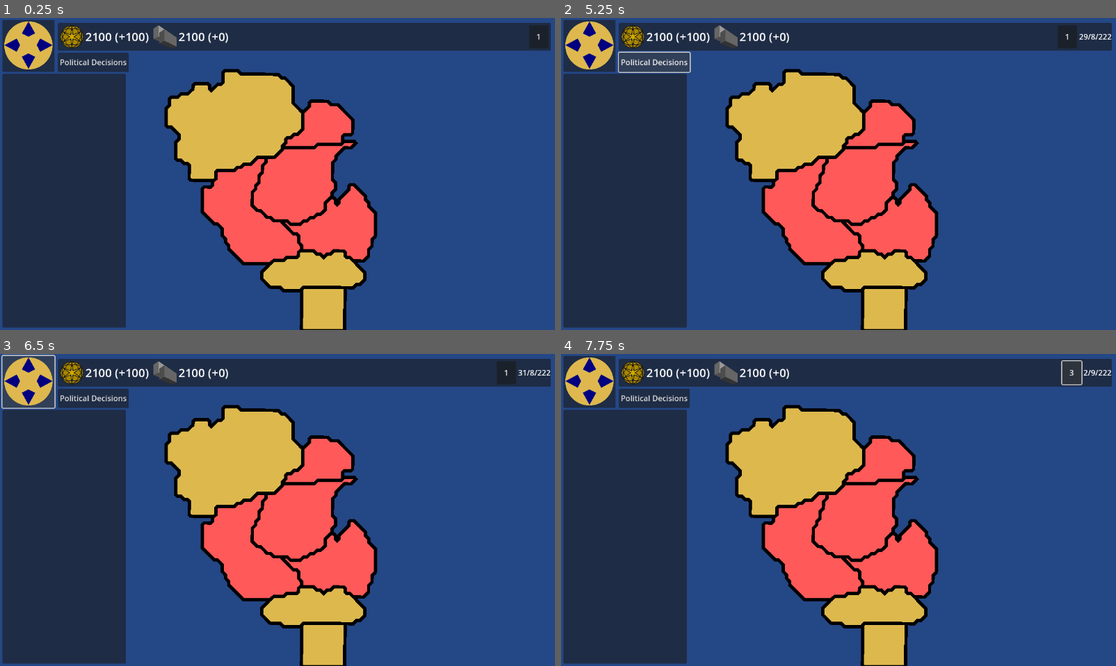
Above: before the commit, frames 1-4 (two rows, left to right).
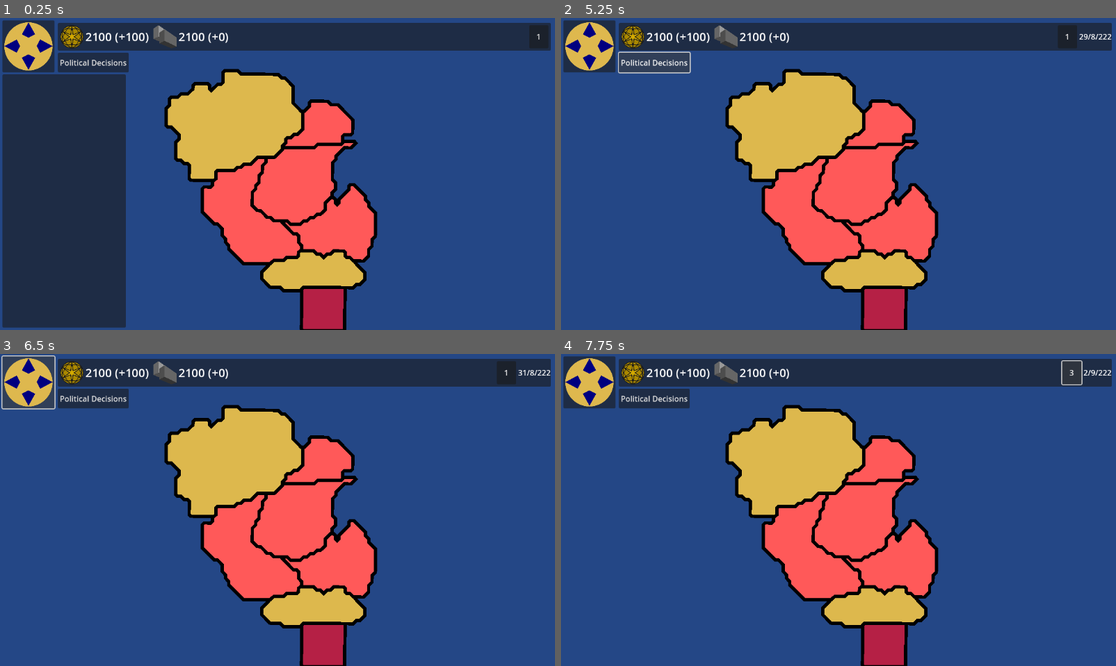
Above: after the commit, the same moments.

Repository: izzyn/Gadogadog
Game: Godot game, scene res://map.tscn
Two runs of this game, one before a commit and one after it. Both use one fixed random seed, a clock stepped at 60 frames per second and the inputs below.
Inputs (mouse positions are in pixels of both pictures, inside the frame that each line leads up to):
- Up to frame 1 (0.25 s): no input
- Up to frame 2 (5.25 s): click (588, 46) at 0.52 s; click "Children who want to go back …" (after the commit: "ÖPPNA KIRRUNA GRUVORNA BABY") at 1.25 s; click "1" at 2 s; click "2" at 2.75 s; click "3" at 3.5 s; click "0" at 4.25 s; click "Political Decisions" at 5 s
- Up to frame 3 (6.5 s): click (27, 382) at 5.77 s
- Up to frame 4 (7.75 s): click "1" at 6.5 s; click "2" at 7.25 s

The runs differ from the first frame. In frame 1, 1.3% of the frame differs, in the area x 0-62%, y 0-100%; in frame 2, 20%; in frame 3, 19%; in frame 4, 19%.

Commit message:
Working on laws and political choices

Diff:
--- a/Data/Countries/CountryData.tscn
+++ b/Data/Countries/CountryData.tscn
@@ -1,12 +1,15 @@
-[gd_scene load_steps=18 format=3 uid="uid://d1bne15nfycuf"]
+[gd_scene load_steps=23 format=3 uid="uid://d1bne15nfycuf"]
 
 [ext_resource type="Script" uid="uid://blwgvhrnkt1y0" path="res://Data/CountryData.gd" id="1_p7lka"]
 [ext_resource type="Texture2D" uid="uid://4qwaqrw603p6" path="res://Assets/holylogo.svg" id="2_3hfo0"]
+[ext_resource type="Script" uid="uid://d33fpeq6usib7" path="res://Data/LawData.gd" id="3_1qaua"]
 [ext_resource type="Texture2D" uid="uid://bruuaxu072gfv" path="res://Assets/money.svg" id="3_enl0f"]
 [ext_resource type="Script" uid="uid://6wi33ogtpx8w" path="res://Data/ResourceType.gd" id="4_dqgkg"]
 [ext_resource type="Texture2D" uid="uid://nitlej7dw83v" path="res://Assets/steel.png" id="5_wvna6"]
 [ext_resource type="Script" uid="uid://b5p2sykpyu2dr" path="res://Data/Countries/CountryInfo.gd" id="5_xl1gb"]
 [ext_resource type="Texture2D" uid="uid://125hf01me7lv" path="res://Assets/swirlylogo.svg" id="6_q4fct"]
+[ext_resource type="Texture2D" uid="uid://bv2n7ycup5lkk" path="res://Assets/Planet_synaptic_lathe.png" id="8_hlxjb"]
+[ext_resource type="Script" uid="uid://bfnyg5atu6hh3" path="res://Data/Modifier.gd" id="10_enesu"]
 
 [sub_resource type="Resource" id="Resource_bgnjg"]
 script = ExtResource("4_dqgkg")
@@ -29,10 +32,11 @@
 color = Color(0.870588, 0.721569, 0.305882, 1)
 unlocked_buildings = Array[String]([])
 available_decisions = Array[String]([])
-resources = {
+resources = Dictionary[String, ExtResource("4_dqgkg")]({
 "money": SubResource("Resource_bgnjg"),
 "steel": SubResource("Resource_op33y")
-}
+})
+laws = Dictionary[String, ExtResource("3_1qaua")]({})
 
 [sub_resource type="Resource" id="Resource_002si"]
 script = ExtResource("4_dqgkg")
@@ -53,43 +57,71 @@
 color = Color(1, 0.352941, 0.352941, 1)
 unlocked_buildings = Array[String]([])
 available_decisions = Array[String]([])
-resources = {
+resources = Dictionary[String, ExtResource("4_dqgkg")]({
 "money": SubResource("Resource_002si"),
 "steel": SubResource("Resource_2rhqk")
-}
+})
+laws = Dictionary[String, ExtResource("3_1qaua")]({})
 
-[sub_resource type="Resource" id="Resource_o8t0k"]
+[sub_resource type="Resource" id="Resource_hlxjb"]
 script = ExtResource("4_dqgkg")
-amount = 2
-income = {}
-
-[sub_resource type="Resource" id="Resource_y7n8w"]
-script = ExtResource("4_dqgkg")
-amount = 2
-income = {}
-
-[sub_resource type="Resource" id="Resource_hv1va"]
-script = ExtResource("4_dqgkg")
+icon = ExtResource("5_wvna6")
 amount = 1
 income = {}
+metadata/_custom_type_script = "uid://6wi33ogtpx8w"
 
-[sub_resource type="Resource" id="Resource_kc22w"]
+[sub_resource type="Resource" id="Resource_enesu"]
 script = ExtResource("5_xl1gb")
-name = "world"
-color = Color(0, 0, 0, 1)
+name = "Synlathea"
+logo = ExtResource("8_hlxjb")
+color = Color(0.71, 0.1278, 0.27335, 1)
 unlocked_buildings = Array[String]([])
 available_decisions = Array[String]([])
-resources = {
-"day": SubResource("Resource_o8t0k"),
-"month": SubResource("Resource_y7n8w"),
-"year": SubResource("Resource_hv1va")
-}
+resources = Dictionary[String, ExtResource("4_dqgkg")]({
+"steel": SubResource("Resource_hlxjb")
+})
+laws = Dictionary[String, ExtResource("3_1qaua")]({})
+metadata/_custom_type_script = "uid://b5p2sykpyu2dr"
+
+[sub_resource type="Resource" id="Resource_1qaua"]
+script = ExtResource("4_dqgkg")
+icon = ExtResource("3_enl0f")
+amount = 0
+income = {}
+metadata/_custom_type_script = "uid://6wi33ogtpx8w"
+
+[sub_resource type="Resource" id="Resource_mbocb"]
+script = ExtResource("10_enesu")
+title = "Never"
+flavour = "The market, or something"
+affected_stats = Dictionary[String, float]({})
+metadata/_custom_type_script = "uid://bfnyg5atu6hh3"
+
+[sub_resource type="Resource" id="Resource_p6e3k"]
+script = ExtResource("10_enesu")
+title = "Always"
+flavour = "The state, or something."
+affected_stats = Dictionary[String, float]({})
+metadata/_custom_type_script = "uid://bfnyg5atu6hh3"
+
+[sub_resource type="Resource" id="Resource_r8lfg"]
+script = ExtResource("3_1qaua")
+law_name = "Taxation"
+selected = 1
+policies = Array[ExtResource("10_enesu")]([SubResource("Resource_mbocb"), SubResource("Resource_p6e3k")])
+metadata/_custom_type_script = "uid://d33fpeq6usib7"
 
 [node name="CountryData" type="Node"]
 script = ExtResource("1_p7lka")
-countries = {
+player_country_id = "holyland"
+countries = Dictionary[String, ExtResource("5_xl1gb")]({
 "holyland": SubResource("Resource_atrhw"),
 "swirlers": SubResource("Resource_umh4p"),
-"world": SubResource("Resource_kc22w")
-}
-player_country_id = "holyland"
+"synlathea": SubResource("Resource_enesu")
+})
+default_resources = Dictionary[String, ExtResource("4_dqgkg")]({
+"money": SubResource("Resource_1qaua")
+})
+default_laws = Dictionary[String, ExtResource("3_1qaua")]({
+"taxes": SubResource("Resource_r8lfg")
+})
--- a/Data/Countries/CountryInfo.gd
+++ b/Data/Countries/CountryInfo.gd
@@ -17,6 +17,7 @@
 var available_decisions : Array[String]
 ##resources, is a dictionary of type Key: String -> Value: Resource_Type
 @export
-var resources : Dictionary = {
-	"money" : load("res://Resources/money.tres").duplicate()
-}
+var resources : Dictionary[String,Resource_Type]
+
+@export
+var laws : Dictionary[String, Law_Data]
--- a/Data/CountryData.gd
+++ b/Data/CountryData.gd
@@ -1,17 +1,29 @@
 extends Node
 
 @export
-var countries : Dictionary
+var player_country_id : String
 
 @export
-var player_country_id : String#:
-#	set(value):
-#			countries["current"] = countries[value]
-#			player_country_id = value
+var countries : Dictionary[String,Country_Info]
 
+@export
+var default_resources : Dictionary[String, Resource_Type]
+
+@export
+var default_laws : Dictionary[String, Law_Data]
 
 # Called when the node enters the scene tree for the first time.
-func _ready() -> void:
+func _enter_tree() -> void:
+	print("a")
+	for country in countries:
+		for resource in default_resources:
+			if resource not in countries[country].resources.keys():
+				print(resource)
+				print(country)
+				countries[country].resources[resource] = default_resources[resource].duplicate()
+		for law in default_laws:
+			if law not in countries[country].laws.keys():
+				countries[country].laws[law] = default_laws[law].duplicate()
 	pass # Replace with function body.
 
 
--- /dev/null
+++ b/Data/LawData.gd
@@ -0,0 +1,11 @@
+extends Resource
+class_name Law_Data
+
+@export
+var law_name : String
+
+@export
+var selected : int
+
+@export
+var policies : Array[Modifier]
--- a/Data/Log/Log.gd
+++ b/Data/Log/Log.gd
@@ -127,6 +127,7 @@
 	#if visited.has(obj):
 	#	return
 	visited[obj] = true
+
 	for prop in obj.get_property_list():
 		var prop_name = prop["name"]
 		if _is_stored_property(prop):
@@ -172,7 +173,7 @@
 
 			var value = obj.get(prop_name)
 			if (prop["usage"] & PROPERTY_USAGE_SCRIPT_VARIABLE) != 0 and value is String:
-				var countryid = update_country
+				var countryid = CountryData.player_country_id
 				var countryname = CountryData.countries[countryid].name
 				var trigger_name = ""
 				for i in trigger:
@@ -202,7 +203,7 @@
 			_handle_value_recursively(value[key], visited)
 
 func dupe_with_variables(value : Resource) -> Resource:
-	var dupe =true_deep_copy(value)
+	var dupe = true_deep_copy(value.duplicate(true))
 	update_variables(dupe)
 	return dupe
 
--- a/Data/Log/Log.tscn
+++ b/Data/Log/Log.tscn
@@ -9,8 +9,8 @@
 [ext_resource type="Script" uid="uid://m3kf1qnmmvvk" path="res://Data/Conditions/ConditionResource.gd" id="6_qv0xi"]
 [ext_resource type="Script" uid="uid://dkj2tgva2v555" path="res://Data/FetchData/Constant.gd" id="7_i6r8a"]
 [ext_resource type="Script" uid="uid://dru1fq7u33bo0" path="res://Data/SelectLog.gd" id="8_0ngyv"]
+[ext_resource type="Script" uid="uid://bbl53m42eci2i" path="res://Data/Log/ChangeNameLog.gd" id="11_awwko"]
 [ext_resource type="Script" uid="uid://dflgy4tvowvkd" path="res://Data/Select.gd" id="12_jic8x"]
-[ext_resource type="Script" uid="uid://dgf122fgp0plm" path="res://Data/Conditions/ConditionCountry.gd" id="12_lh7cs"]
 [ext_resource type="Script" uid="uid://waf0aw7us24r" path="res://Data/Regions/Building.gd" id="20_hi1cq"]
 [ext_resource type="Texture2D" uid="uid://k7w4nr40dbf5" path="res://Assets/Factory.svg" id="20_mdyhn"]
 [ext_resource type="Script" uid="uid://bsxidil3u2lrh" path="res://Data/RegionData.gd" id="23_0uuye"]
@@ -19,7 +19,7 @@
 script = ExtResource("3_msoth")
 always_visible = false
 entries = Array[ExtResource("8_0ngyv")]([])
-text = "Children who want to go back to the mines says what?"
+text = "ÖPPNA KIRRUNA GRUVORNA BABY"
 auto_select_after = 10
 
 [sub_resource type="Resource" id="Resource_awwko"]
@@ -49,24 +49,10 @@
 affected_country = ""
 metadata/_custom_type_script = "uid://mx7ovroos1vh"
 
-[sub_resource type="Resource" id="Resource_h4ugs"]
-script = ExtResource("7_i6r8a")
-Value = 3000
-metadata/_custom_type_script = "uid://dkj2tgva2v555"
-
-[sub_resource type="Resource" id="Resource_krdas"]
-script = ExtResource("6_qv0xi")
-type = 1
-resource_id = "money"
-resource = SubResource("Resource_h4ugs")
-display = false
-metadata/_custom_type_script = "uid://m3kf1qnmmvvk"
-
 [sub_resource type="Resource" id="Resource_ysndr"]
 script = ExtResource("12_jic8x")
 additional_variables = Dictionary[String, Variant]({})
 additional_global_scopes = Array[String](["All_Countries"])
-condition = SubResource("Resource_krdas")
 metadata/_custom_type_script = "uid://dflgy4tvowvkd"
 
 [sub_resource type="Resource" id="Resource_o7h1g"]
@@ -75,19 +61,44 @@
 logs = Array[ExtResource("5_jd50d")]([SubResource("Resource_eqeit")])
 metadata/_custom_type_script = "uid://dru1fq7u33bo0"
 
+[sub_resource type="Resource" id="Resource_krdas"]
+script = ExtResource("11_awwko")
+new_name = "Crybabies"
+affected_country = ""
+metadata/_custom_type_script = "uid://bbl53m42eci2i"
+
+[sub_resource type="Resource" id="Resource_ed7m4"]
+script = ExtResource("12_jic8x")
+additional_variables = Dictionary[String, Variant]({})
+additional_global_scopes = Array[String](["$Country_ID"])
+metadata/_custom_type_script = "uid://dflgy4tvowvkd"
+
+[sub_resource type="Resource" id="Resource_khc5w"]
+script = ExtResource("8_0ngyv")
+selection = SubResource("Resource_ed7m4")
+logs = Array[ExtResource("5_jd50d")]([SubResource("Resource_krdas")])
+metadata/_custom_type_script = "uid://dru1fq7u33bo0"
+
 [sub_resource type="Resource" id="Resource_6xrmt"]
 script = ExtResource("3_msoth")
 always_visible = false
 condition = SubResource("Resource_0ngyv")
-entries = Array[ExtResource("8_0ngyv")]([SubResource("Resource_o7h1g")])
-text = "Be kind to the children :("
+entries = Array[ExtResource("8_0ngyv")]([SubResource("Resource_o7h1g"), SubResource("Resource_khc5w")])
+text = "Skapa A-kassa :("
 auto_select_after = -1
 
+[sub_resource type="Resource" id="Resource_h4ugs"]
+script = ExtResource("7_i6r8a")
+Value = 1000
+metadata/_custom_type_script = "uid://dkj2tgva2v555"
+
 [sub_resource type="Resource" id="Resource_uu7su"]
-script = ExtResource("12_lh7cs")
-country_id = "holyland"
+script = ExtResource("6_qv0xi")
+type = 3
+resource_id = "money"
+resource = SubResource("Resource_h4ugs")
 display = false
-metadata/_custom_type_script = "uid://dgf122fgp0plm"
+metadata/_custom_type_script = "uid://m3kf1qnmmvvk"
 
 [sub_resource type="Resource" id="Resource_lh7cs"]
 script = ExtResource("12_jic8x")
@@ -106,9 +117,9 @@
 script = ExtResource("2_87bku")
 Region_Event = false
 ID = "hello"
-title = "Crybabies in $Country_Name"
+title = "Unemployment in $Country_Name"
 image = ExtResource("3_h5d1i")
-flavour_text = "The children don't want to work."
+flavour_text = "People don't have any jobs to work"
 always_trigger_events = Array[ExtResource("8_0ngyv")]([])
 global = false
 appears_once = true
@@ -158,7 +169,7 @@
 [sub_resource type="Resource" id="Resource_fkpjn"]
 script = ExtResource("23_0uuye")
 neighbours = []
-owning_country = "holyland"
+owning_country = "synlathea"
 max_infra = 0
 max_buildings = 0
 buildings = {}
--- a/Data/Modifier.gd
+++ b/Data/Modifier.gd
@@ -8,4 +8,4 @@
 var flavour : String
 
 @export
-var affected_stats : Dictionary
+var affected_stats : Dictionary[String, float]
--- /dev/null
+++ b/LawUI.gd
@@ -0,0 +1,38 @@
+extends VBoxContainer
+
+
+@export
+var law_id : String
+
+var _law_buttons : Array[Button]
+
+func _ready() -> void:
+	var dropdown : Button = get_node("Drop Down Button")
+	dropdown.text = CountryData.countries[CountryData.player_country_id].laws[law_id].law_name
+	dropdown.pressed.connect(toggle_dropdown)
+	var Laws = CountryData.countries[CountryData.player_country_id].laws[law_id].policies
+	for law in range(Laws.size()):
+		var law_button = Button.new()
+		law_button.text = Laws[law].title
+		law_button.pressed.connect(apply_law.bind(law))
+		law_button.mouse_entered.connect(get_law_tooltip.bind(law))
+		law_button.mouse_exited.connect(UiManager.hide_tooltip)
+
+		law_button.visible  = false
+		add_child(law_button)
+		_law_buttons.append(law_button)
+	pass
+
+func get_law_tooltip(index):
+	var Law = CountryData.countries[CountryData.player_country_id].laws[law_id].policies[index]
+	UiManager.create_tooltip("[b]%s[/b]\n\n--\n[color=gray]%s[/color]" % [Law.title, Law.flavour], _law_buttons[index])
+	pass
+
+func apply_law(index):
+	CountryData.countries[CountryData.player_country_id].laws[law_id].selected = index
+	pass
+
+func toggle_dropdown() -> void:
+	for button in _law_buttons:
+		button.visible = !button.visible
+	pass
--- a/LoadPoliticalUI.gd
+++ b/LoadPoliticalUI.gd
@@ -1,5 +1,17 @@
 extends Button
 
+
+@export
+var panel : PanelContainer
+
 func _pressed() -> void:
-
+	panel.visible = !panel.visible
+	if panel.visible:
+		var container = panel.get_node("VBoxContainer")
+		for child in container.get_children():
+			child.queue_free()
+		for law in CountryData.countries[CountryData.player_country_id].laws:
+			var node = preload("res://UI/LawUI.tscn").instantiate()
+			node.law_id = law
+			container.add_child(node)
 	pass
--- a/TimeManager.gd
+++ b/TimeManager.gd
@@ -22,6 +22,7 @@
 		timer.wait_time = 1.0 / speed
 		timer.start()
 	pass
+
 func update_calendar():
 	var day = CountryData.countries["world"].resources["day"].amount
 	var month = CountryData.countries["world"].resources["month"].amount
--- /dev/null
+++ b/UI/LawUI.tscn
@@ -0,0 +1,17 @@
+[gd_scene load_steps=2 format=3 uid="uid://cwrdfxmyme36j"]
+
+[ext_resource type="Script" uid="uid://gdvxfdpj3hdu" path="res://LawUI.gd" id="1_2gao2"]
+
+[node name="LawUI" type="VBoxContainer"]
+custom_minimum_size = Vector2(256, 0)
+offset_right = 40.0
+offset_bottom = 40.0
+size_flags_horizontal = 0
+script = ExtResource("1_2gao2")
+
+[node name="Drop Down Button" type="Button" parent="."]
+layout_mode = 2
+text = "Options"
+
+[node name="HSeparator" type="HSeparator" parent="."]
+layout_mode = 2
--- a/UI/popup_button.gd
+++ b/UI/popup_button.gd
@@ -17,7 +17,7 @@
 
 func _pressed() -> void:
 	for i in entries:
-		for country in i ._exported:
+		for country in i._exported:
 			for log in i.logs:
 				var log_dupe : Log_Entry = log.duplicate()
 				log_dupe.affected_country = country
--- a/map.tscn
+++ b/map.tscn
@@ -81,6 +81,7 @@
 anchor_bottom = 1.0
 grow_horizontal = 2
 grow_vertical = 2
+mouse_filter = 1
 
 [node name="MarginContainer" type="MarginContainer" parent="CanvasLayer/Control"]
 layout_mode = 1
@@ -89,6 +90,7 @@
 anchor_bottom = 1.0
 grow_horizontal = 2
 grow_vertical = 2
+mouse_filter = 2
 theme_override_constants/margin_left = 5
 theme_override_constants/margin_top = 5
 theme_override_constants/margin_right = 5
@@ -102,11 +104,13 @@
 theme_override_constants/separation = 2
 
 [node name="Button" type="Button" parent="CanvasLayer/Control/MarginContainer/VBoxContainer/HBoxContainer2"]
+custom_minimum_size = Vector2(108, 108)
 layout_mode = 2
 size_flags_horizontal = 4
 size_flags_vertical = 4
 theme_override_constants/icon_max_width = 100
 icon = ExtResource("3_nqo17")
+expand_icon = true
 script = ExtResource("7_s7u3g")
 
 [node name="MarginContainer" type="MarginContainer" parent="CanvasLayer/Control/MarginContainer/VBoxContainer/HBoxContainer2"]
@@ -158,12 +162,13 @@
 layout_mode = 2
 script = ExtResource("10_m3jtr")
 
-[node name="Button" type="Button" parent="CanvasLayer/Control/MarginContainer/VBoxContainer/HBoxContainer2/MarginContainer/VBoxContainer"]
+[node name="Button" type="Button" parent="CanvasLayer/Control/MarginContainer/VBoxContainer/HBoxContainer2/MarginContainer/VBoxContainer" node_paths=PackedStringArray("panel")]
 layout_mode = 2
 size_flags_horizontal = 0
 size_flags_vertical = 3
 text = "Political Decisions"
 script = ExtResource("8_sb2pt")
+panel = NodePath("../../../../PanelContainer")
 
 [node name="PanelContainer" type="PanelContainer" parent="CanvasLayer/Control/MarginContainer/VBoxContainer"]
 custom_minimum_size = Vector2(256, 0)
Binary file added: Assets/Planet_synaptic_lathe.png
Not shown, added: Assets/Planet_synaptic_lathe.png.import
Not shown, added: Data/LawData.gd.uid
Renamed: Data/ChangeColourLog.gd -> Data/Log/ChangeColourLog.gd
Renamed: Data/ChangeColourLog.gd.uid -> Data/Log/ChangeColourLog.gd.uid
Renamed: Data/ChangeLogo.gd -> Data/Log/ChangeLogo.gd
Renamed: Data/ChangeLogo.gd.uid -> Data/Log/ChangeLogo.gd.uid
Renamed: Data/ChangeNameLog.gd -> Data/Log/ChangeNameLog.gd
Renamed: Data/ChangeNameLog.gd.uid -> Data/Log/ChangeNameLog.gd.uid
Not shown: 1 places in Data/Log/Log.tscn that only renumber resources
Not shown, added: LawUI.gd.uid
